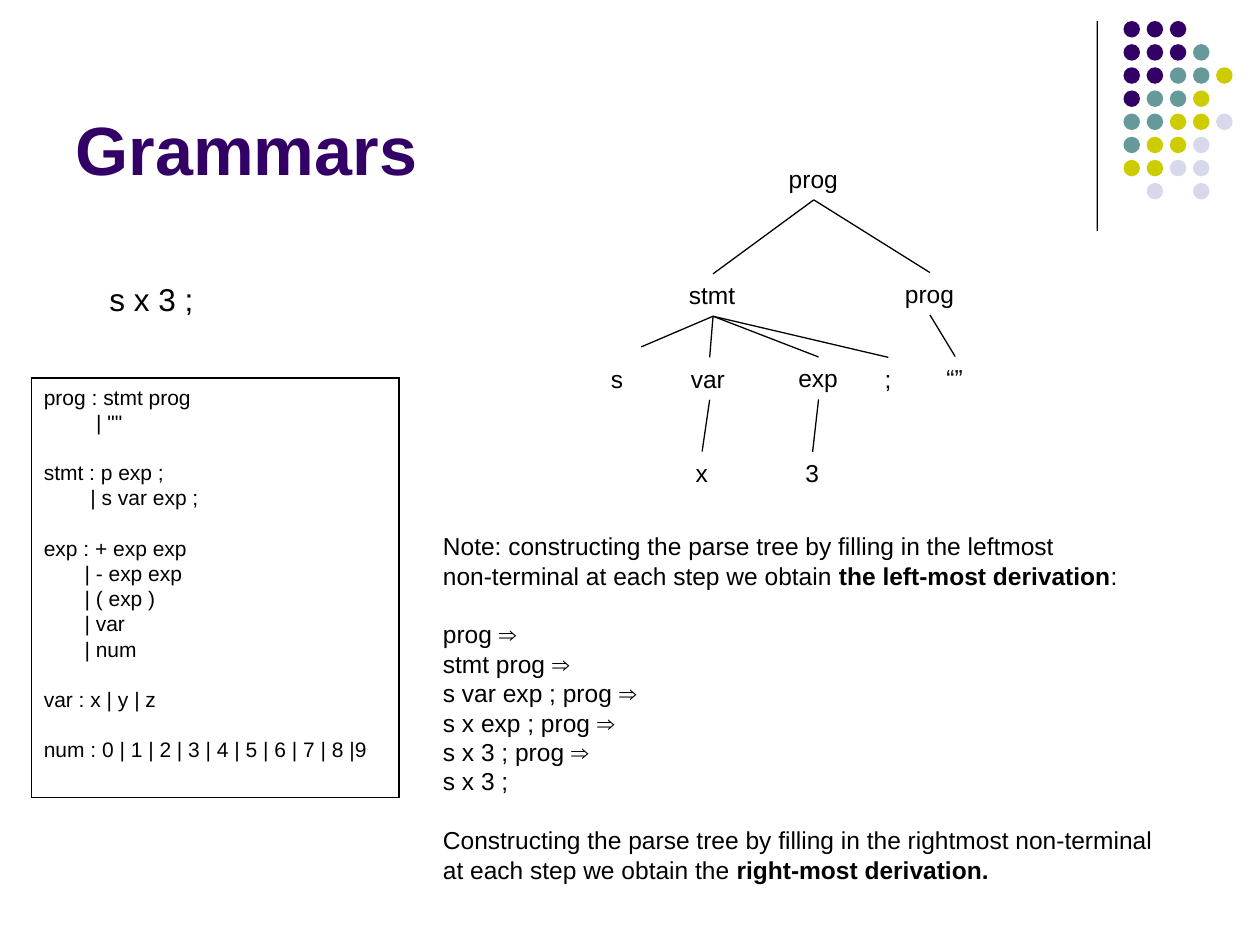
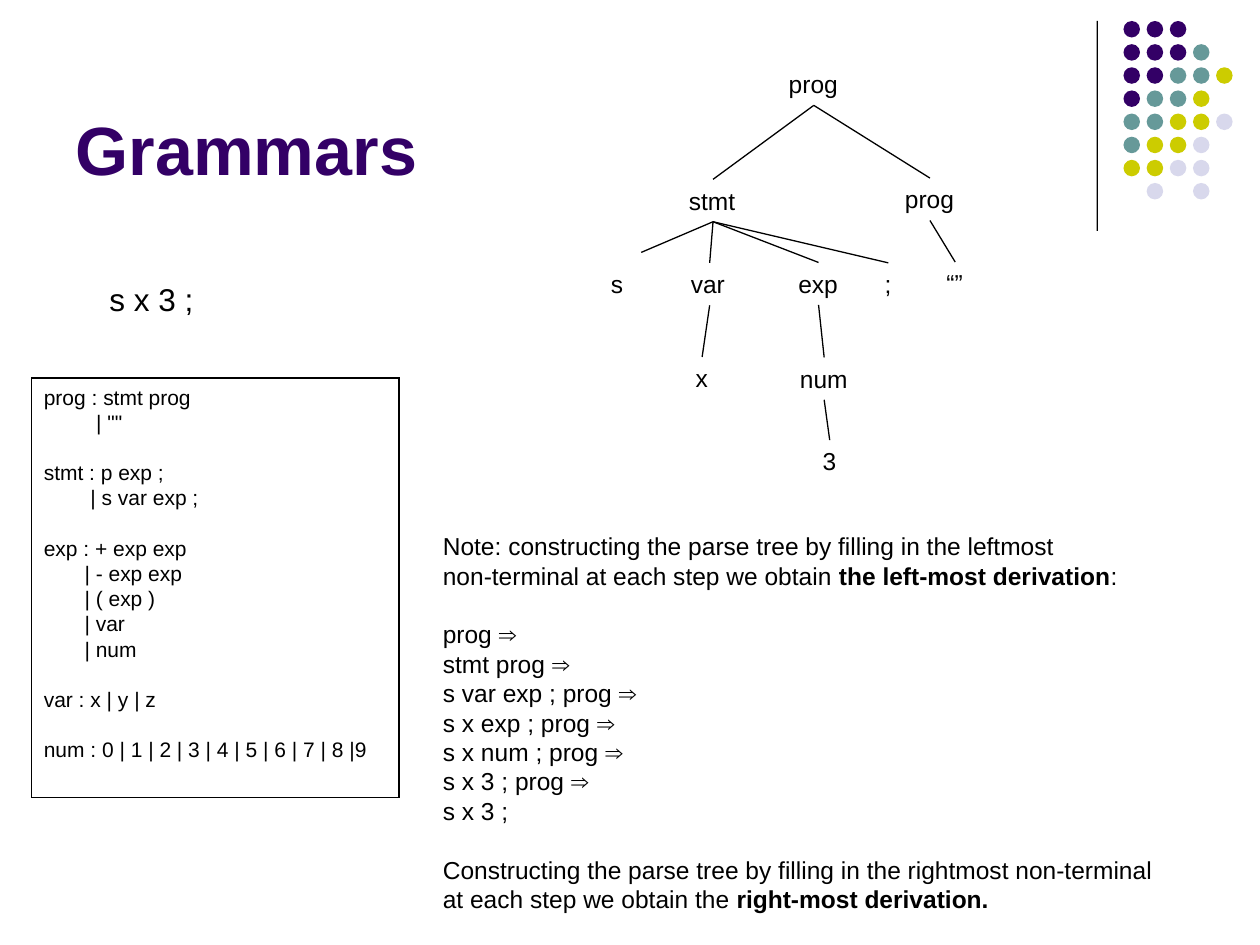
Before and after one commit to lutzhamel/CSC402, a slide deck: slide 7 of notes/csc402-ln002.pptx. Drawn at 1260x945 pixels with LibreOffice and Linux fonts; fonts in the diff are those of the drawing. Boxes give left, top, right and bottom in pixels: in the first picture for what was removed or moved away, otherwise in the second. Text is boxed around its words. In the diff, an @@ line names an element or a change of style, - is before the commit and + after.

```diff
--- a/notes/csc402-ln002.pptx
+++ b/notes/csc402-ln002.pptx
@@ 9 texts, 8 lines: place and size @@
-9 texts, 8 lines at [611,174,976,482]
+9 texts, 8 lines at [611,79,976,387]
@@ line moved from (819, 399) - (813, 452) to (819, 305) - (824, 358) @@
@@ text added at [800,375,848,389], 14 pt, text #000000 @@
+num
@@ line added from (830, 440) to (824, 399), #000000 0.75 pt @@
@@ text "3": place and size @@
-text "3" at [805,465,819,483]
+text "3" at [823,453,837,471]
@@ text at [443,747,598,766]: paragraph added @@
+s x num ; prog ⇒
```
Also in this commit, not shown: 1 other slide changed, 3 other files.
